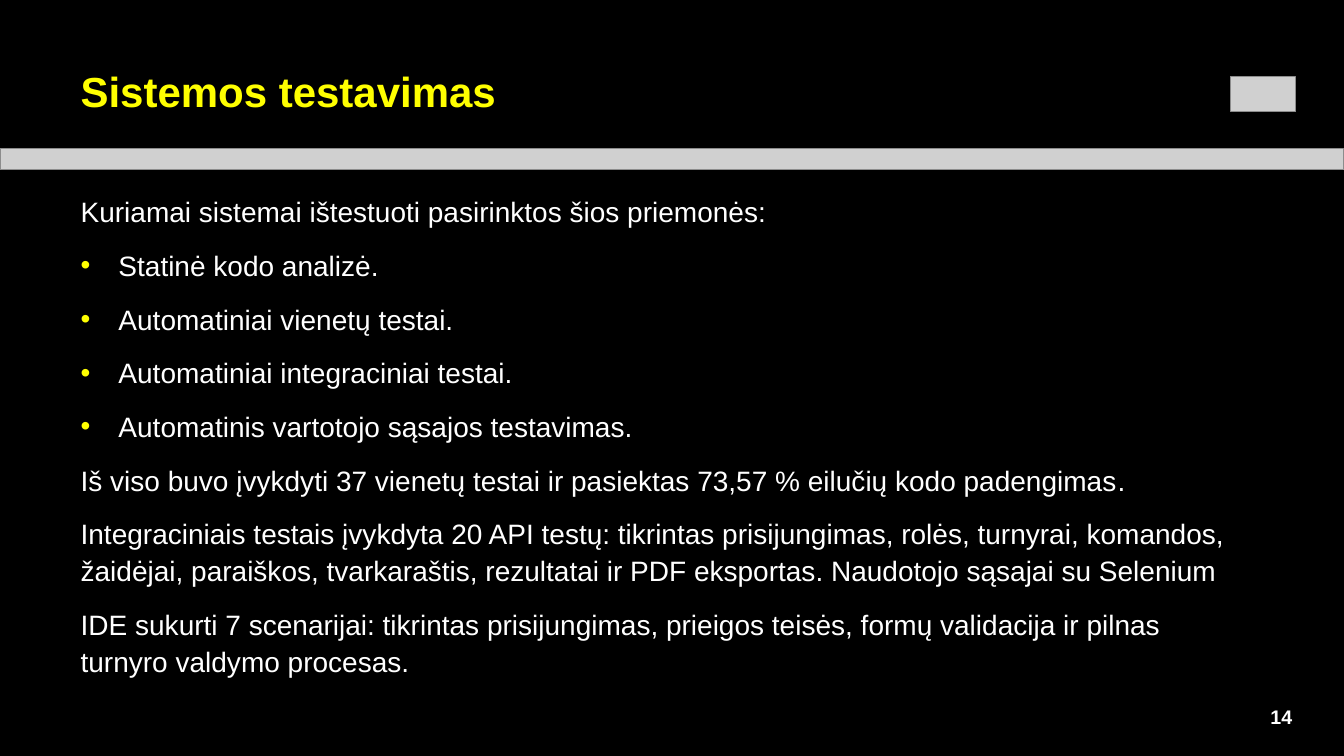
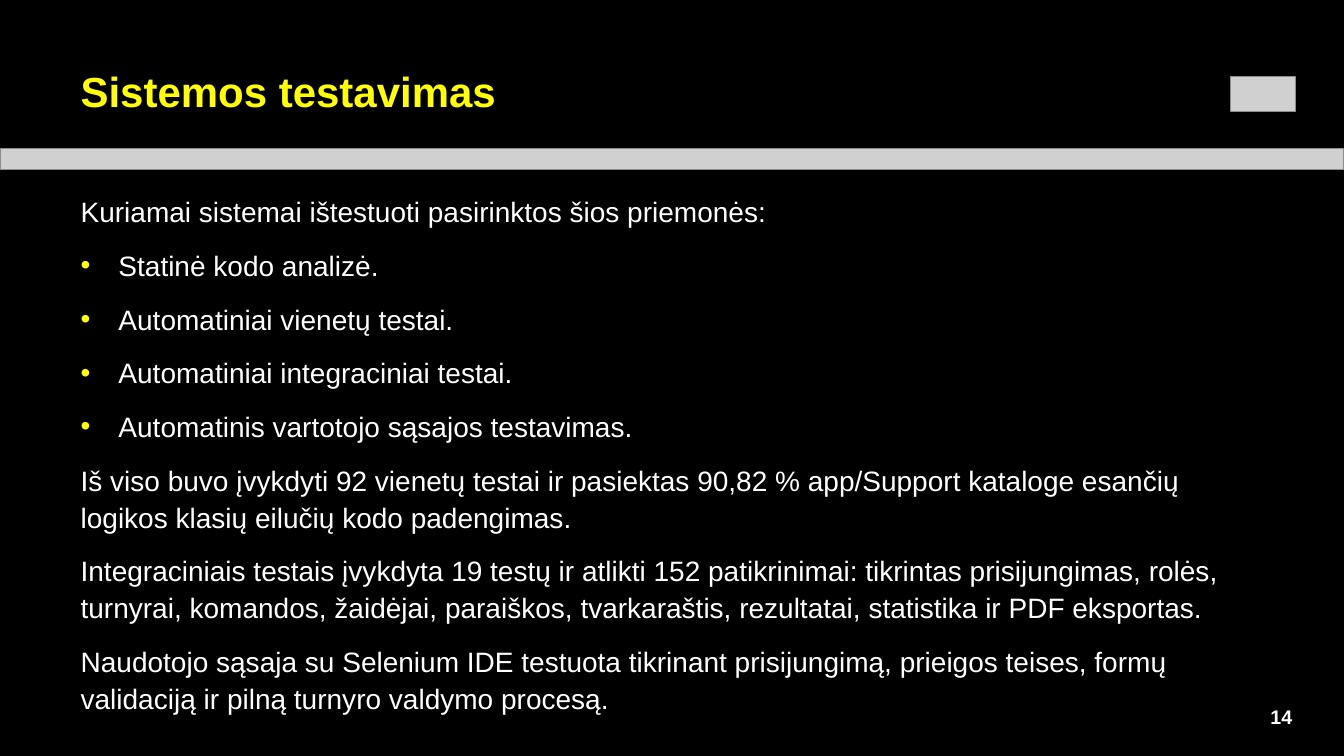
Before and after one commit to kalbaca12/Tournament, a slide deck: slide 14 of SKAIDRES_bendros_sablonas-LT_Arial_su_projekto_skaidremis_v3.pptx. Drawn at 1344x756 pixels with LibreOffice and Linux fonts; fonts in the diff are those of the drawing; grey boxes stand for pictures. Boxes give left, top, right and bottom in pixels: in the first picture for what was removed or moved away, otherwise in the second. Text is boxed around its words. In the diff, an @@ line names an element or a change of style, - is before the commit and + after.

```diff
--- a/SKAIDRES_bendros_sablonas-LT_Arial_su_projekto_skaidremis_v3.pptx
+++ b/SKAIDRES_bendros_sablonas-LT_Arial_su_projekto_skaidremis_v3.pptx
@@ text at (x1=81, y1=470, x2=1218, y2=714): text changed @@
-Iš viso buvo įvykdyti 37 vienetų testai ir pasiektas 73,57 % eilučių kodo padengimas.
-Integraciniais testais įvykdyta 20 API testų: tikrintas prisijungimas, rolės, turnyrai, komandos, žaidėjai, paraiškos, tvarkaraštis, rezultatai ir PDF eksportas. Naudotojo sąsajai su Selenium
-IDE sukurti 7 scenarijai: tikrintas prisijungimas, prieigos teisės, formų validacija ir pilnas turnyro valdymo procesas.
+Iš viso buvo įvykdyti 92 vienetų testai ir pasiektas 90,82 % app/Support kataloge esančių logikos klasių eilučių kodo padengimas.
+Integraciniais testais įvykdyta 19 testų ir atlikti 152 patikrinimai: tikrintas prisijungimas, rolės, turnyrai, komandos, žaidėjai, paraiškos, tvarkaraštis, rezultatai, statistika ir PDF eksportas.
+Naudotojo sąsaja su Selenium IDE testuota tikrinant prisijungimą, prieigos teises, formų validaciją ir pilną turnyro valdymo procesą.
```
Also in this commit, not shown: 11 other slides changed, 30 slides removed, 4 other files.
